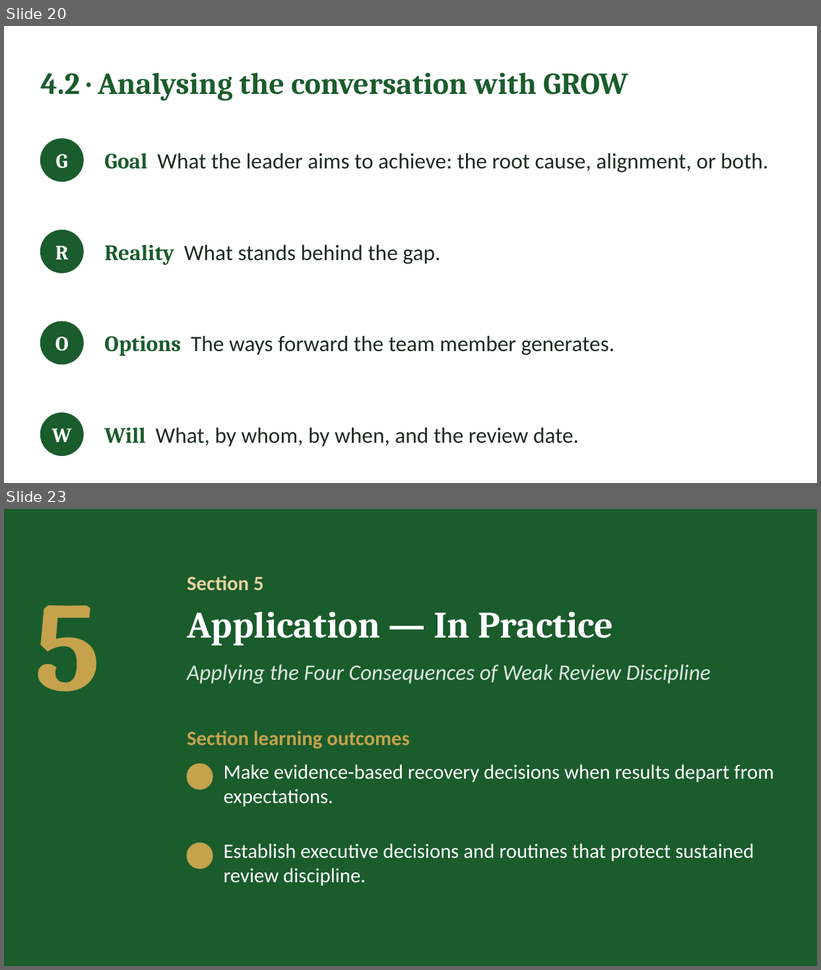
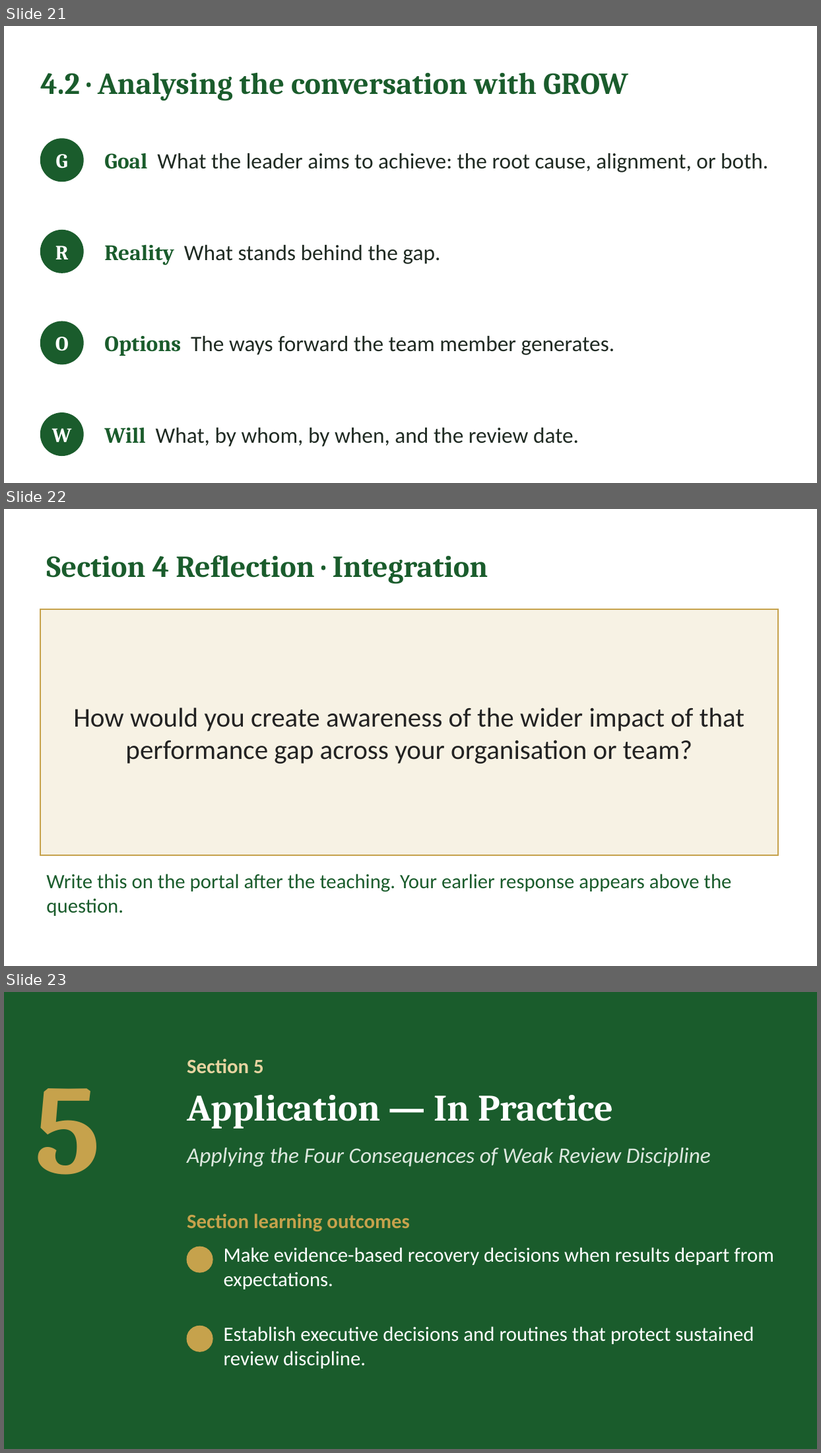
Before and after one commit to IBSL26/ibsl-platform, a slide deck: Unit decks/Unit 08 - Performance Measurement.pptx. Shown one above the other, each under a label of ours: slides 20 and 23 before the commit, slides 21, 22 and 23 after it; the slides between them are not shown. The pictures are 821x970 and 821x1453 pixels, drawn with LibreOffice and Linux fonts; fonts in the diff are those of the drawing; background and template pictures are left out. Boxes give left, top, right and bottom in pixels: in the first picture for what was removed or moved away, otherwise in the second. Text is boxed around its words. In the diff, an @@ line names an element or a change of style, - is before the commit and + after.

```diff
--- a/Unit decks/Unit 08 - Performance Measurement.pptx
+++ b/Unit decks/Unit 08 - Performance Measurement.pptx
@@ slide 22 added at [4, 509, 817, 966], background #FFFFFF @@
@@ text added at [46, 555, 488, 584], 36 pt, text #1A5C2C, bold @@
+Section 4 Reflection · Integration
@@ rectangle added at [40, 609, 779, 856], fill #F7F2E4, outline #C6A24C 1.5 pt, 32 pt, text #222222 @@
+How would you create awareness of the wider impact of that performance gap across your organisation or team?
@@ text added at [46, 874, 732, 916], 24 pt, text #1A5C2C @@
+Write this on the portal after the teaching. Your earlier response appears above the question.
@@ what was slide 20 is now slide 21 @@
```
Also in this commit, not shown: 1 slide changed, 4 other slides added, 4 slides removed, 10 other files.
